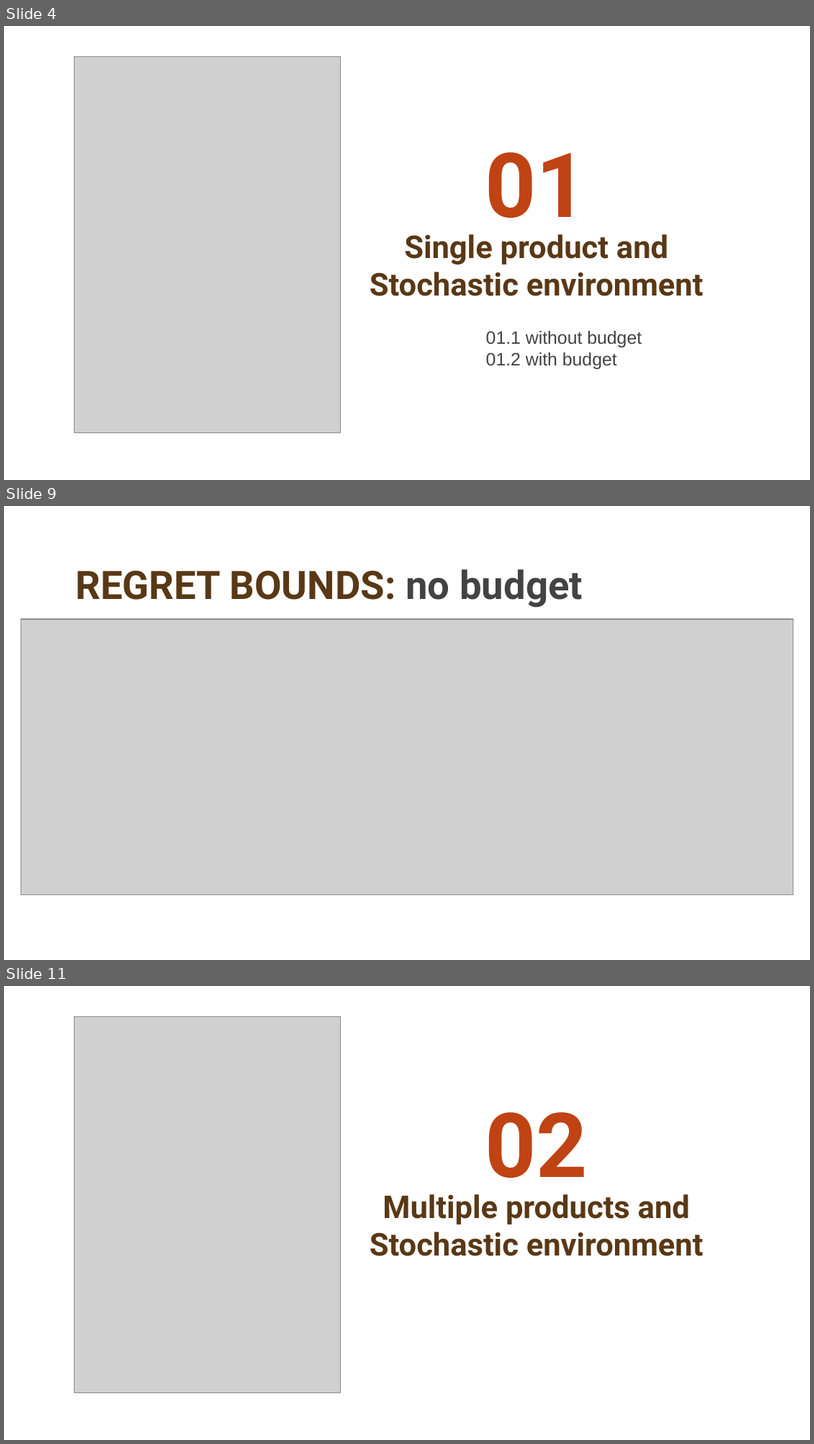
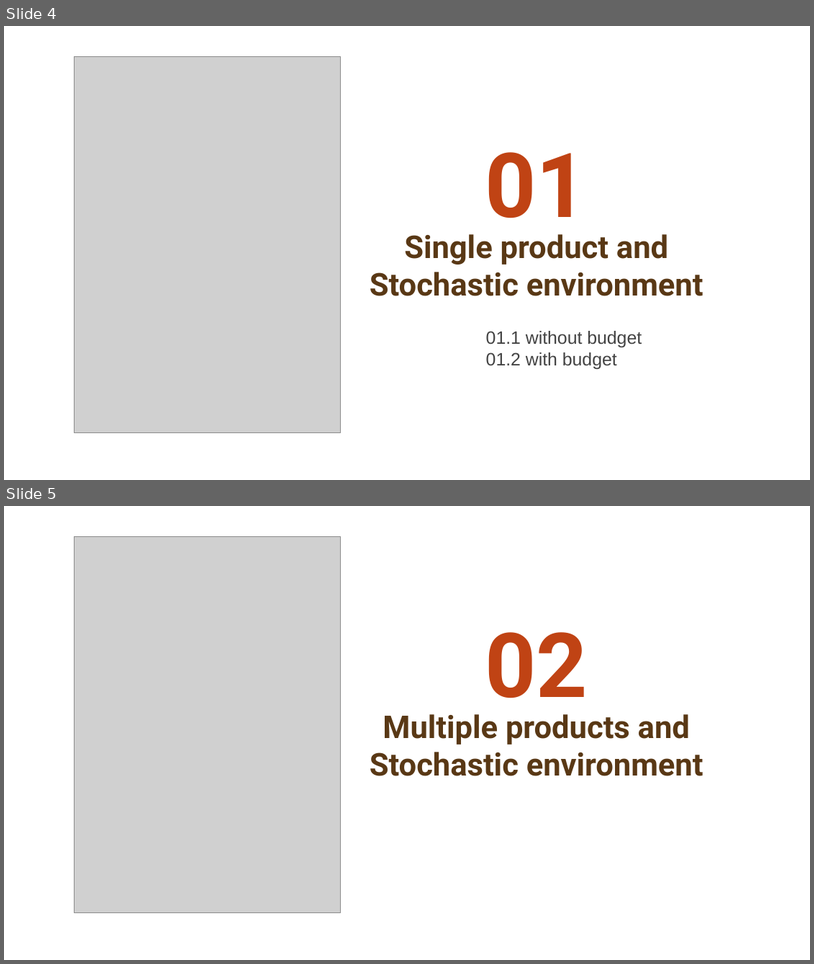
Before and after one commit to matteopasqual02/OLA-2025-project, a slide deck: presentation.pptx. Shown one above the other, each under a label of ours: slides 4, 9 and 11 before the commit, slides 4 and 5 after it; the slides between them are not shown. The pictures are 814x1444 and 814x964 pixels, drawn with LibreOffice and Linux fonts; fonts in the diff are those of the drawing; grey boxes stand for pictures; background and template pictures are left out. Boxes give left, top, right and bottom in pixels: in the first picture for what was removed or moved away, otherwise in the second. Text is boxed around its words. In the diff, an @@ line names an element or a change of style, - is before the commit and + after.

```diff
--- a/presentation.pptx
+++ b/presentation.pptx
@@ slide 9 removed at box(4, 506, 810, 960), background picture (left out) @@
@@ title removed at box(75, 569, 583, 608) @@
-REGRET BOUNDS: no budget
@@ picture removed at box(21, 619, 792, 895) @@
@@ what was slide 11 is now slide 5 @@
```
Also in this commit, not shown: 7 other slides removed, 2 other files.
